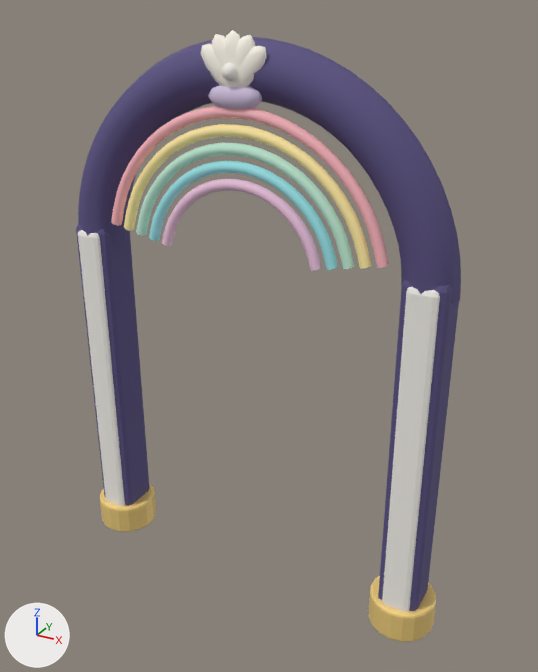
The glTF model assets/castle/pearl_kit/pearl_throne_canopy.glb as it was, and as the next commit left it.
Before and after are seen from a 50 mm camera at (12.8, -21.8, 21.6) aimed at (0.6, 0.3, 10.5). Lighting does not change. The marker at lower left points along +X, +Y and +Z. The older version comes first. Vertices at exactly the same position are counted once.

Objects in the first picture: 'pearl_throne_canopy.001'.
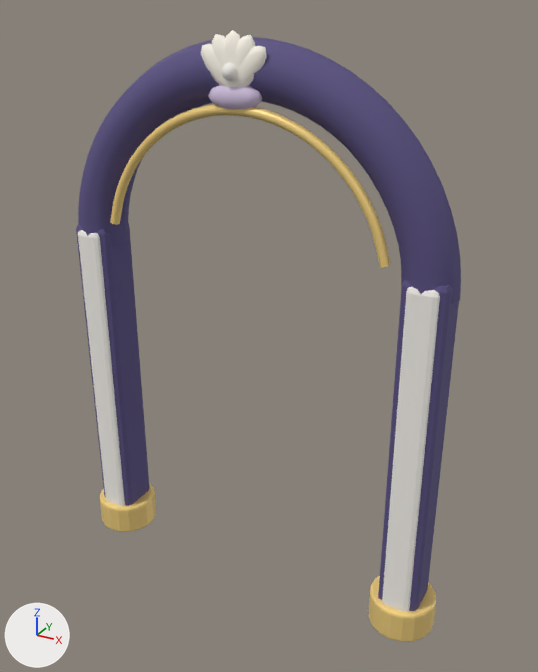
Pixel boxes [x1, y1, x2, y2] of what changed, in the pictures (538 x 672 px; the box of a moved part takes in the faces that stretch with it):
part 1 of me_icosphere_445, deleted (pink): before [162, 178, 322, 271]
part 2 of me_icosphere_445, deleted: before [136, 143, 354, 269]
part 3 of me_icosphere_445, deleted (cyan): before [149, 161, 338, 270]
part 4 of me_icosphere_445, moved or reshaped: before [124, 106, 389, 269]; after [124, 104, 390, 268]
part 5 of me_icosphere_445, recoloured: before [111, 108, 205, 226]; after [110, 114, 184, 225]

Patch to the scene script:
```diff
--- a/assets/castle/pearl_kit/pearl_throne_canopy.glb.py
+++ b/assets/castle/pearl_kit/pearl_throne_canopy.glb.py
@@ me_icosphere_445 @@
 # used by ob_pearl_throne_canopy_001; location = (0.0, -0.78, 19.01)
-me_icosphere_445.from_pydata(...)  # 2262 vertices, 4444 faces; spans x -7.8..7.8, y -0.5..2.0, z -19.0..2.0
+me_icosphere_445.from_pydata(...)  # 1494 vertices, 2924 faces; spans x -7.8..7.8, y -0.5..2.0, z -19.0..2.0
+# me_icosphere_445 part 1: the loose piece of 200 vertices spanning x -3.2..3.2, y -0.2..0.2, z -5.3..-2.6 is deleted
+# me_icosphere_445 part 2: the loose piece of 200 vertices spanning x -4.3..4.3, y -0.2..0.2, z -5.0..-1.4 is deleted
+# me_icosphere_445 part 3: the loose piece of 200 vertices spanning x -3.7..3.7, y -0.2..0.2, z -5.2..-2.0 is deleted
+# me_icosphere_445 part 4: 77 vertices moved from x -5.3..5.3, y -0.2..0.2, z -4.8..-0.4 to x -5.3..5.3, y -0.2..0.2, z -4.8..-0.6; 315 vertices removed from x -4.9..5.4, y -0.2..0.2, z -4.9..-0.3; 147 vertices added at x -4.3..5.4, y -0.2..0.2, z -4.8..-0.2
+# me_icosphere_445 part 5: 110 faces spanning x -5.5..-2.0, y -0.2..0.2, z -4.8..-0.6 switch from mat_mrc_coral_001 (pink #f2afb6) to mat_mrc_gold_001 (yellow #f6d481)
 me_icosphere_445.materials.append(mat_mrc_lavender)
@@ me_icosphere_445 @@
 me_icosphere_445.materials.append(mat_mrc_ink)
-me_icosphere_445.materials.append(mat_mrc_aqua_001)  # cyan #95dde2
-me_icosphere_445.materials.append(mat_mrc_mint_001)  # green #b8e3ce
-me_icosphere_445.materials.append(mat_mrc_rose_001)  # pink #e7bdd7
-me_icosphere_445.materials.append(mat_mrc_yellow_001)  # yellow #fae7a0
```
